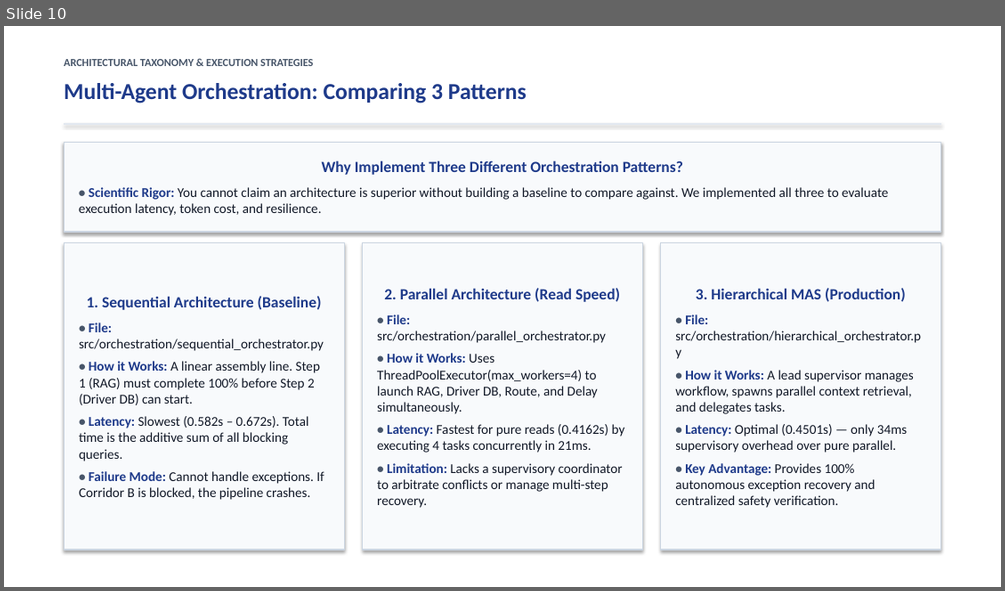
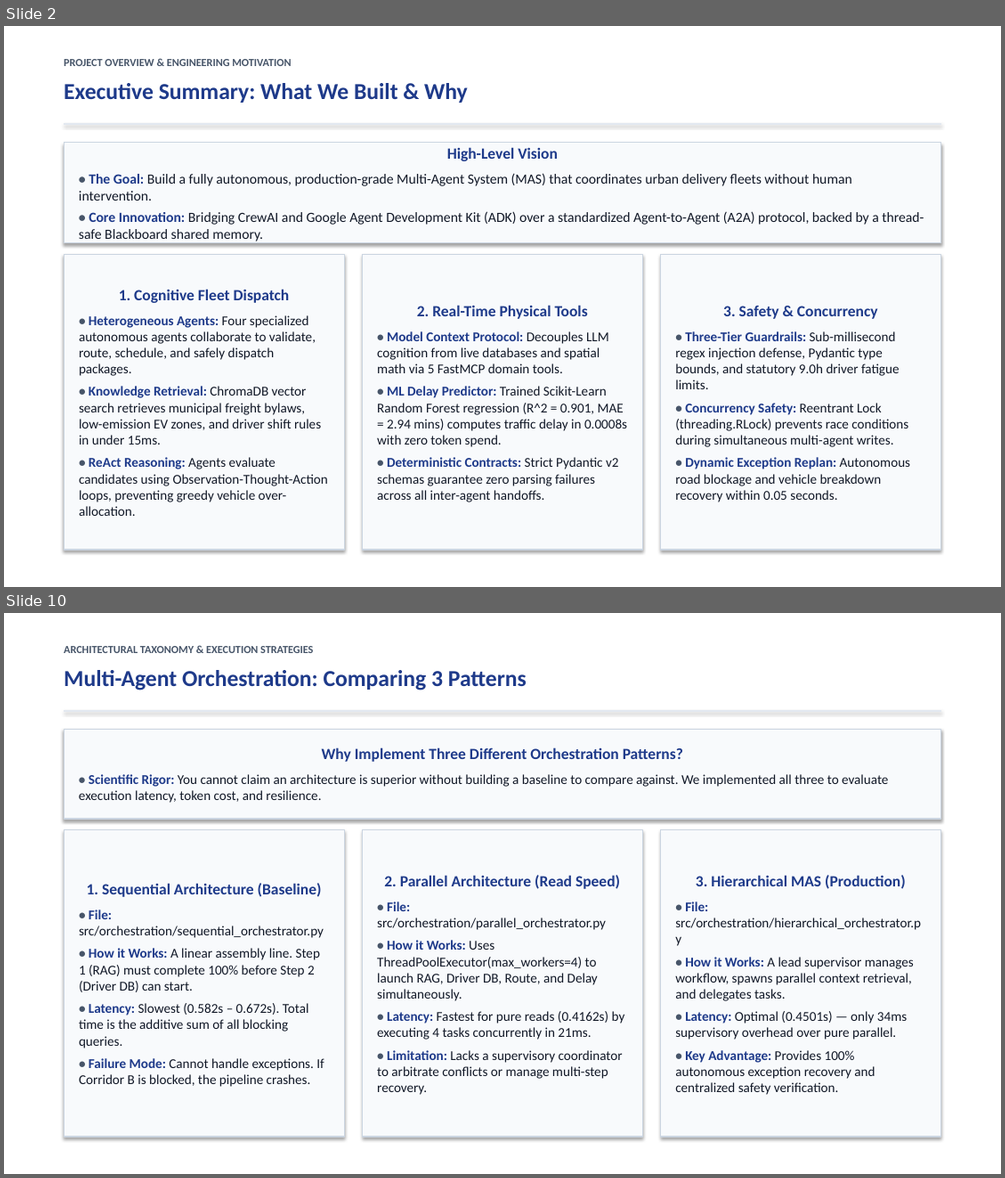
Before and after one commit to Akshat5091/DeliveryFleet-MAS, a slide deck: Eval 2 Documents/DeliveryFleet_MAS_Evaluation2_Master_Presentation.pptx. Shown one above the other, each under a label of ours: slide 10 before the commit, slides 2 and 10 after it; the slides between them are not shown. The pictures are 1005x591 and 1005x1178 pixels, drawn with LibreOffice and Linux fonts; fonts in the diff are those of the drawing. Boxes give left, top, right and bottom in pixels: in the first picture for what was removed or moved away, otherwise in the second. Text is boxed around its words. In the diff, an @@ line names an element or a change of style, - is before the commit and + after.

Commit message:
feat: split coverage matrix into two clean human-style slides in master presentation and refresh archives

```diff
--- a/Eval 2 Documents/DeliveryFleet_MAS_Evaluation2_Master_Presentation.pptx
+++ b/Eval 2 Documents/DeliveryFleet_MAS_Evaluation2_Master_Presentation.pptx
@@ slide 2 added at bbox=[4, 26, 1001, 587], background #FFFFFF @@
@@ text added at bbox=[64, 59, 291, 66], 10.5 pt, text #475569, bold @@
+PROJECT OVERVIEW & ENGINEERING MOTIVATION
@@ text added at bbox=[64, 83, 468, 103], 22 pt, text #1E3A8A, bold @@
+Executive Summary: What We Built & Why
@@ rectangle added at bbox=[64, 123, 941, 124], fill #E2E8F0, outline #E2E8F0 0.75 pt @@
@@ rectangle added at bbox=[64, 142, 941, 243], fill #F8FAFC, outline #CBD5E1 1 pt, 13.5 pt, text #111827 @@
+High-Level Vision
+• The Goal: Build a fully autonomous, production-grade Multi-Agent System (MAS) that coordinates urban delivery fleets without human intervention.
+• Core Innovation: Bridging CrewAI and Google Agent Development Kit (ADK) over a standardized Agent-to-Agent (A2A) protocol, backed by a thread-safe Blackboard shared memory.
@@ rectangle added at bbox=[64, 254, 344, 549], fill #F8FAFC, outline #CBD5E1 1 pt, 13 pt, text #111827 @@
+1. Cognitive Fleet Dispatch
+• Heterogeneous Agents: Four specialized autonomous agents collaborate to validate, route, schedule, and safely dispatch packages.
+• Knowledge Retrieval: ChromaDB vector search retrieves municipal freight bylaws, low-emission EV zones, and driver shift rules in under 15ms.
+• ReAct Reasoning: Agents evaluate candidates using Observation-Thought-Action loops, preventing greedy vehicle over-allocation.
@@ rectangle added at bbox=[362, 254, 643, 549], fill #F8FAFC, outline #CBD5E1 1 pt, 13 pt, text #111827 @@
+2. Real-Time Physical Tools
+• Model Context Protocol: Decouples LLM cognition from live databases and spatial math via 5 FastMCP domain tools.
+• ML Delay Predictor: Trained Scikit-Learn Random Forest regression (R^2 = 0.901, MAE = 2.94 mins) computes traffic delay in 0.0008s with zero token spend.
+• Deterministic Contracts: Strict Pydantic v2 schemas guarantee zero parsing failures across all inter-agent handoffs.
@@ rectangle added at bbox=[661, 254, 941, 549], fill #F8FAFC, outline #CBD5E1 1 pt, 13 pt, text #111827 @@
+3. Safety & Concurrency
+• Three-Tier Guardrails: Sub-millisecond regex injection defense, Pydantic type bounds, and statutory 9.0h driver fatigue limits.
+• Concurrency Safety: Reentrant Lock (threading.RLock) prevents race conditions during simultaneous multi-agent writes.
+• Dynamic Exception Replan: Autonomous road blockage and vehicle breakdown recovery within 0.05 seconds.
```
Also in this commit, not shown: 5 slides changed, 8 other slides added, 8 slides removed, 5 other files.
